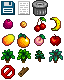
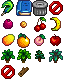
Two versions of the same layered image (64x80). Layer-by-layer changes:
painted on "Options" over [1, 0, 63, 16]
